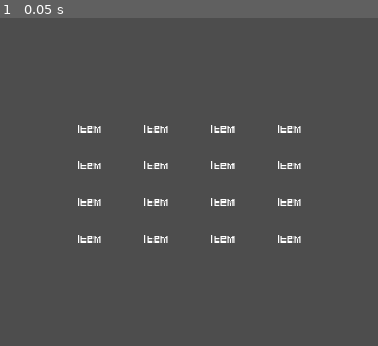
Above: before the commit, frame 1.
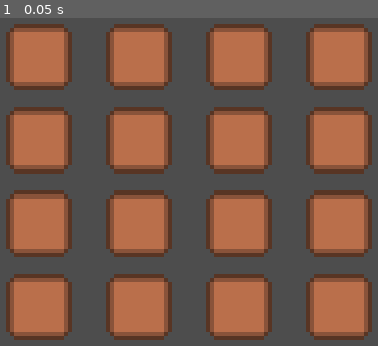
Above: after the commit, the same moment.

Repository: StormLight14/nightfall-mirror
Game: Godot game, scene res://ui/inventory/inventory.tscn
Same seed, same stepped clock (60 frames per second), same inputs: the game is played once before the commit and once after it. This scene is started directly instead of the project's main scene.
Inputs:
- Up to frame 1 (0.05 s): no input

The runs differ from the first frame. In frame 1, 55% of the frame differs, in the area x 1-99%, y 1-99%.

Commit message:
create inventory_slot basic sprite

Diff:
--- a/ui/inventory/hotbar.tscn
+++ b/ui/inventory/hotbar.tscn
@@ -1,14 +1,21 @@
 [gd_scene format=3 uid="uid://dwqj00t0hm3mp"]
 
-[node name="Hotbar" type="Control"]
-layout_mode = 3
-anchors_preset = 15
-anchor_right = 1.0
-anchor_bottom = 1.0
-grow_horizontal = 2
-grow_vertical = 2
+[node name="Hotbar" type="MarginContainer"]
+offset_right = 53.0
+offset_bottom = 12.0
+theme_override_constants/margin_left = 5
 
 [node name="HBoxContainer" type="HBoxContainer" parent="."]
-layout_mode = 0
-offset_right = 40.0
-offset_bottom = 40.0
+layout_mode = 2
+
+[node name="Label" type="Label" parent="HBoxContainer"]
+layout_mode = 2
+text = "Item"
+
+[node name="Label2" type="Label" parent="HBoxContainer"]
+layout_mode = 2
+text = "Item"
+
+[node name="Label3" type="Label" parent="HBoxContainer"]
+layout_mode = 2
+text = "Item"
--- a/ui/inventory/inventory.tscn
+++ b/ui/inventory/inventory.tscn
@@ -1,84 +1,64 @@
-[gd_scene format=3 uid="uid://dahjht4pbwqqm"]
+[gd_scene load_steps=2 format=3 uid="uid://dahjht4pbwqqm"]
+
+[ext_resource type="PackedScene" uid="uid://dhpjjcco7r1nw" path="res://ui/inventory/inventory_slot.tscn" id="1_yi1sm"]
 
 [node name="Inventory" type="CenterContainer"]
-anchors_preset = 8
-anchor_left = 0.5
-anchor_top = 0.5
-anchor_right = 0.5
-anchor_bottom = 0.5
-offset_left = -87.5
-offset_top = -28.0
-offset_right = 87.5
-offset_bottom = 28.0
+anchors_preset = 15
+anchor_right = 1.0
+anchor_bottom = 1.0
 grow_horizontal = 2
 grow_vertical = 2
 
 [node name="GridContainer" type="GridContainer" parent="."]
 layout_mode = 2
-theme_override_constants/h_separation = 25
-theme_override_constants/v_separation = 10
+theme_override_constants/h_separation = 60
+theme_override_constants/v_separation = 50
 columns = 4
 
-[node name="Label" type="Label" parent="GridContainer"]
+[node name="InventorySlot" parent="GridContainer" instance=ExtResource("1_yi1sm")]
 layout_mode = 2
-text = "Item"
 
-[node name="Label2" type="Label" parent="GridContainer"]
+[node name="InventorySlot2" parent="GridContainer" instance=ExtResource("1_yi1sm")]
 layout_mode = 2
-text = "Item"
 
-[node name="Label3" type="Label" parent="GridContainer"]
+[node name="InventorySlot3" parent="GridContainer" instance=ExtResource("1_yi1sm")]
 layout_mode = 2
-text = "Item"
 
-[node name="Label4" type="Label" parent="GridContainer"]
+[node name="InventorySlot4" parent="GridContainer" instance=ExtResource("1_yi1sm")]
 layout_mode = 2
-text = "Item"
 
-[node name="Label5" type="Label" parent="GridContainer"]
+[node name="InventorySlot5" parent="GridContainer" instance=ExtResource("1_yi1sm")]
 layout_mode = 2
-text = "Item"
 
-[node name="Label6" type="Label" parent="GridContainer"]
+[node name="InventorySlot6" parent="GridContainer" instance=ExtResource("1_yi1sm")]
 layout_mode = 2
-text = "Item"
 
-[node name="Label7" type="Label" parent="GridContainer"]
+[node name="InventorySlot7" parent="GridContainer" instance=ExtResource("1_yi1sm")]
 layout_mode = 2
-text = "Item"
 
-[node name="Label8" type="Label" parent="GridContainer"]
+[node name="InventorySlot8" parent="GridContainer" instance=ExtResource("1_yi1sm")]
 layout_mode = 2
-text = "Item"
 
-[node name="Label9" type="Label" parent="GridContainer"]
+[node name="InventorySlot9" parent="GridContainer" instance=ExtResource("1_yi1sm")]
 layout_mode = 2
-text = "Item"
 
-[node name="Label10" type="Label" parent="GridContainer"]
+[node name="InventorySlot10" parent="GridContainer" instance=ExtResource("1_yi1sm")]
 layout_mode = 2
-text = "Item"
 
-[node name="Label11" type="Label" parent="GridContainer"]
+[node name="InventorySlot11" parent="GridContainer" instance=ExtResource("1_yi1sm")]
 layout_mode = 2
-text = "Item"
 
-[node name="Label12" type="Label" parent="GridContainer"]
+[node name="InventorySlot12" parent="GridContainer" instance=ExtResource("1_yi1sm")]
 layout_mode = 2
-text = "Item"
 
-[node name="Label13" type="Label" parent="GridContainer"]
+[node name="InventorySlot13" parent="GridContainer" instance=ExtResource("1_yi1sm")]
 layout_mode = 2
-text = "Item"
 
-[node name="Label14" type="Label" parent="GridContainer"]
+[node name="InventorySlot14" parent="GridContainer" instance=ExtResource("1_yi1sm")]
 layout_mode = 2
-text = "Item"
 
-[node name="Label15" type="Label" parent="GridContainer"]
+[node name="InventorySlot15" parent="GridContainer" instance=ExtResource("1_yi1sm")]
 layout_mode = 2
-text = "Item"
 
-[node name="Label16" type="Label" parent="GridContainer"]
+[node name="InventorySlot16" parent="GridContainer" instance=ExtResource("1_yi1sm")]
 layout_mode = 2
-text = "Item"
--- a/ui/inventory/inventory_slot.tscn
+++ b/ui/inventory/inventory_slot.tscn
@@ -1,4 +1,6 @@
-[gd_scene format=3 uid="uid://dhpjjcco7r1nw"]
+[gd_scene load_steps=2 format=3 uid="uid://dhpjjcco7r1nw"]
+
+[ext_resource type="Texture2D" uid="uid://c0i0gwx0o1vv5" path="res://ui/inventory/inventory_slot.png" id="1_yi87l"]
 
 [node name="InventorySlot" type="Control"]
 layout_mode = 3
@@ -7,3 +9,12 @@
 anchor_bottom = 1.0
 grow_horizontal = 2
 grow_vertical = 2
+
+[node name="TextureRect" type="TextureRect" parent="."]
+layout_mode = 1
+anchors_preset = -1
+offset_left = -20.0
+offset_top = -20.0
+offset_right = 20.0
+offset_bottom = 20.0
+texture = ExtResource("1_yi87l")
Binary file added: ui/inventory/inventory_slot.png
Not shown, added: ui/inventory/inventory_slot.png.import
